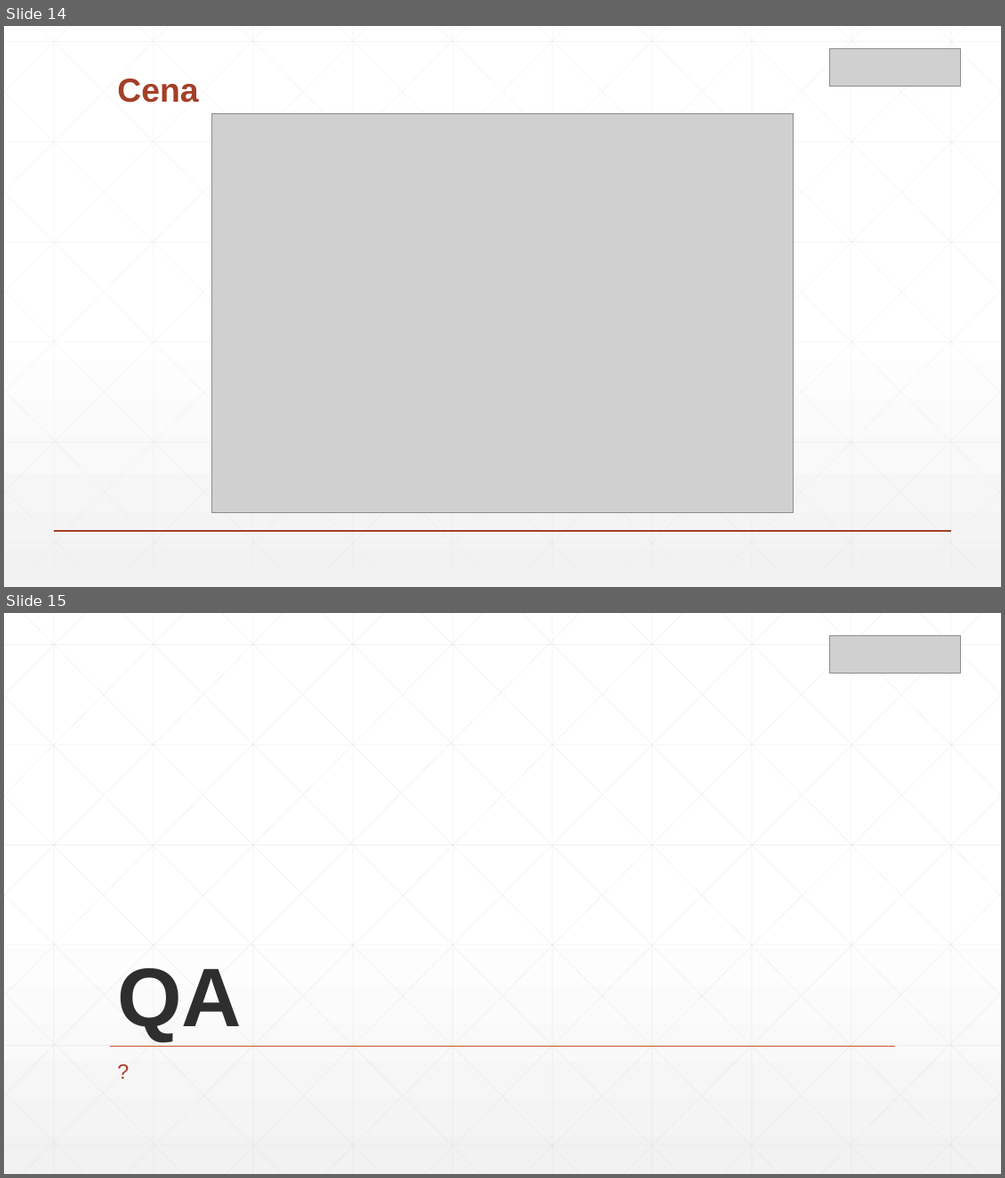
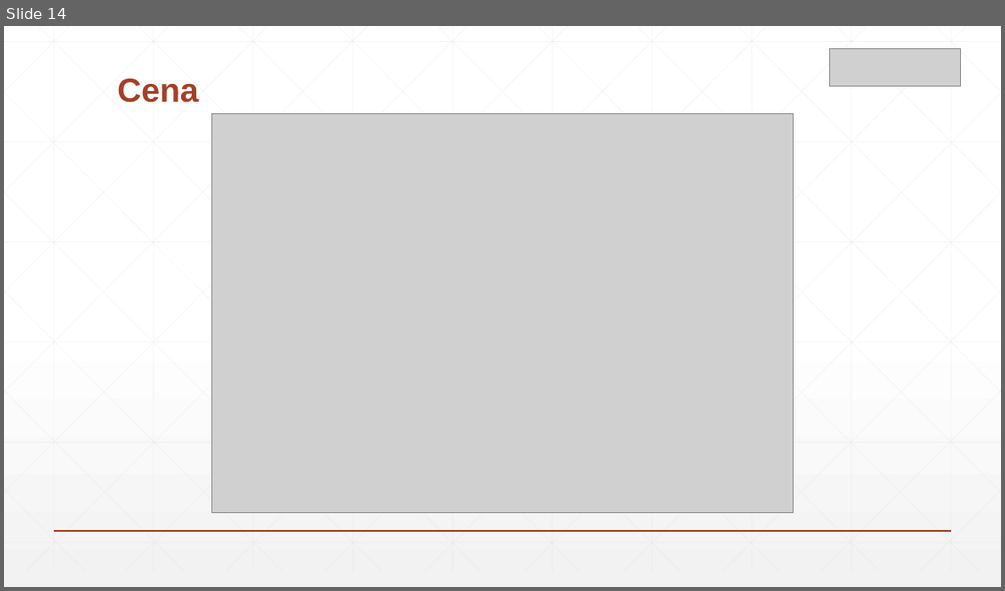
Before and after one commit to zsrdjan/presentations, a slide deck: azure-meetup-key-vault/presentation.pptx. Shown one above the other, each under a label of ours: slides 14 and 15 before the commit, slide 14 after it. The pictures are 1005x1178 and 1005x591 pixels, drawn with LibreOffice and Linux fonts; fonts in the diff are those of the drawing; grey boxes stand for pictures. Boxes give left, top, right and bottom in pixels: in the first picture for what was removed or moved away, otherwise in the second. Text is boxed around its words. In the diff, an @@ line names an element or a change of style, - is before the commit and + after.

```diff
--- a/azure-meetup-key-vault/presentation.pptx
+++ b/azure-meetup-key-vault/presentation.pptx
@@ slide 15 removed at (x1=4, y1=613, x2=1001, y2=1174), background gradient #FFFFFF to #F2F2F2 @@
@@ picture removed at (x1=830, y1=635, x2=961, y2=673) @@
@@ title removed at (x1=117, y1=968, x2=242, y2=1042) @@
-QA
@@ subtitle removed at (x1=109, y1=1057, x2=895, y2=1094) @@
-?
@@ line removed from (110, 1046) to (896, 1046) @@
@@ group removed at (x1=4, y1=613, x2=1001, y2=1174): 46 lines @@
```
Also in this commit, not shown: 5 slides changed.
